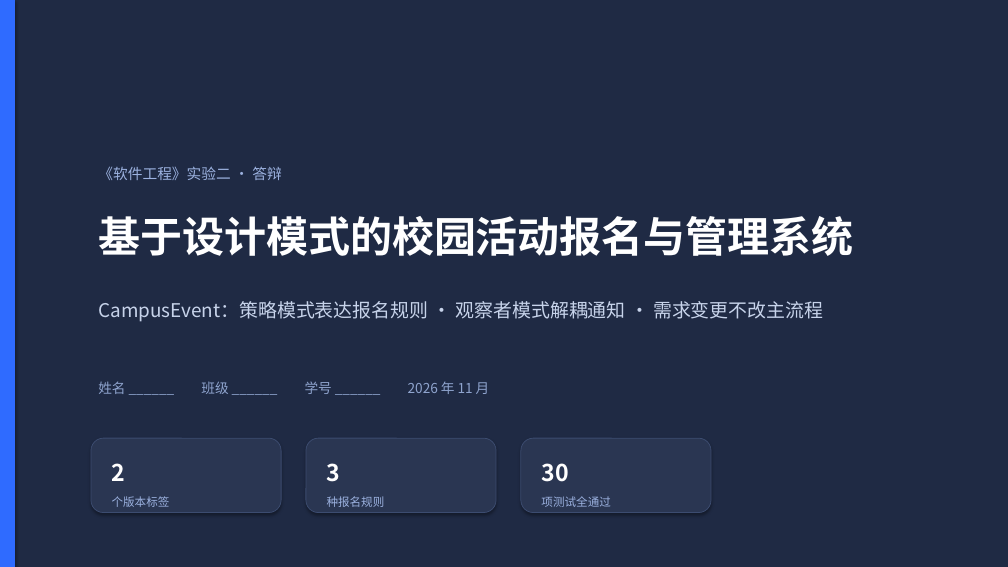
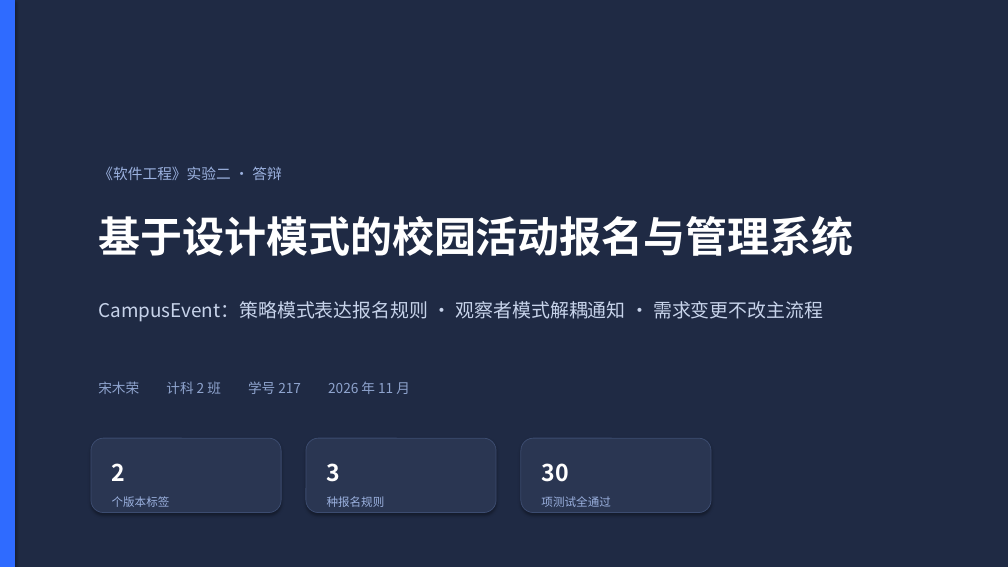
Before and after one commit to ke-367/CampusEvent, a slide deck: slide 1 of docs/答辩PPT.pptx. Drawn at 1008x567 pixels with LibreOffice and Linux fonts; fonts in the diff are those of the drawing. Boxes give left, top, right and bottom in pixels: in the first picture for what was removed or moved away, otherwise in the second. Text is boxed around its words. In the diff, an @@ line names an element or a change of style, - is before the commit and + after.

Commit message:
docs: 填写作者信息（宋木荣 / 计科2班 / 217）

```diff
--- a/docs/答辩PPT.pptx
+++ b/docs/答辩PPT.pptx
@@ text at <box>98,381,410,394</box>: text changed @@
-姓名 ______ 班级 ______ 学号 ______ 2026 年 11 月
+宋木荣 计科 2 班 学号 217 2026 年 11 月
```
Also in this commit, not shown: 5 other files.
